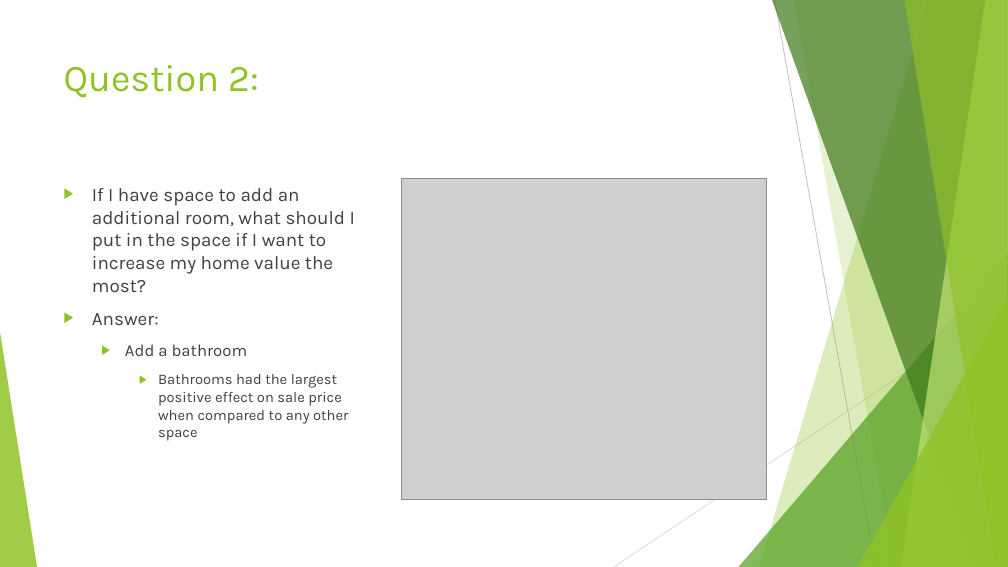
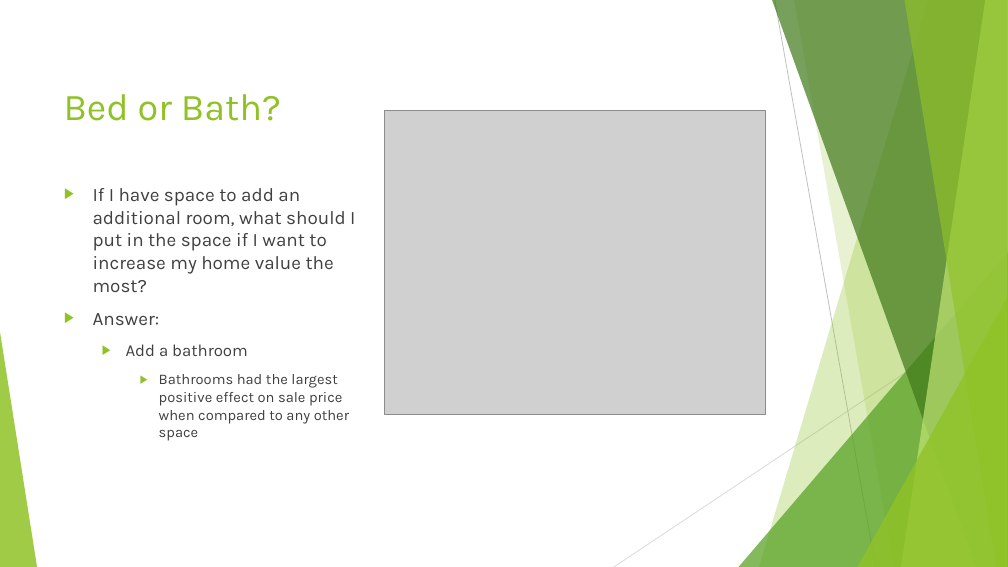
Before and after one commit to minthammock/dsc-mod-2-project-v2-1-onl01-dtsc-pt-041320, a slide deck: slide 9 of Non-Technical.pptx (slide 8 before the commit). Drawn at 1008x567 pixels with LibreOffice and Linux fonts; fonts in the diff are those of the drawing; grey boxes stand for pictures. Boxes give left, top, right and bottom in pixels: in the first picture for what was removed or moved away, otherwise in the second. Text is boxed around its words. In the diff, an @@ line names an element or a change of style, - is before the commit and + after.

```diff
--- a/Non-Technical.pptx
+++ b/Non-Technical.pptx
@@ title "Bed or Bath?" at bbox=[64, 94, 281, 121]: vertical alignment top to middle @@
@@ title at bbox=[64, 94, 281, 121]: text changed @@
-Question 2:
+Bed or Bath?
@@ picture: place and size @@
-picture at bbox=[402, 178, 767, 500]
+picture at bbox=[385, 111, 765, 414]
```
Also in this commit, not shown: 3 other slides changed, 5 slides added, 6 slides removed, 2 other files.
